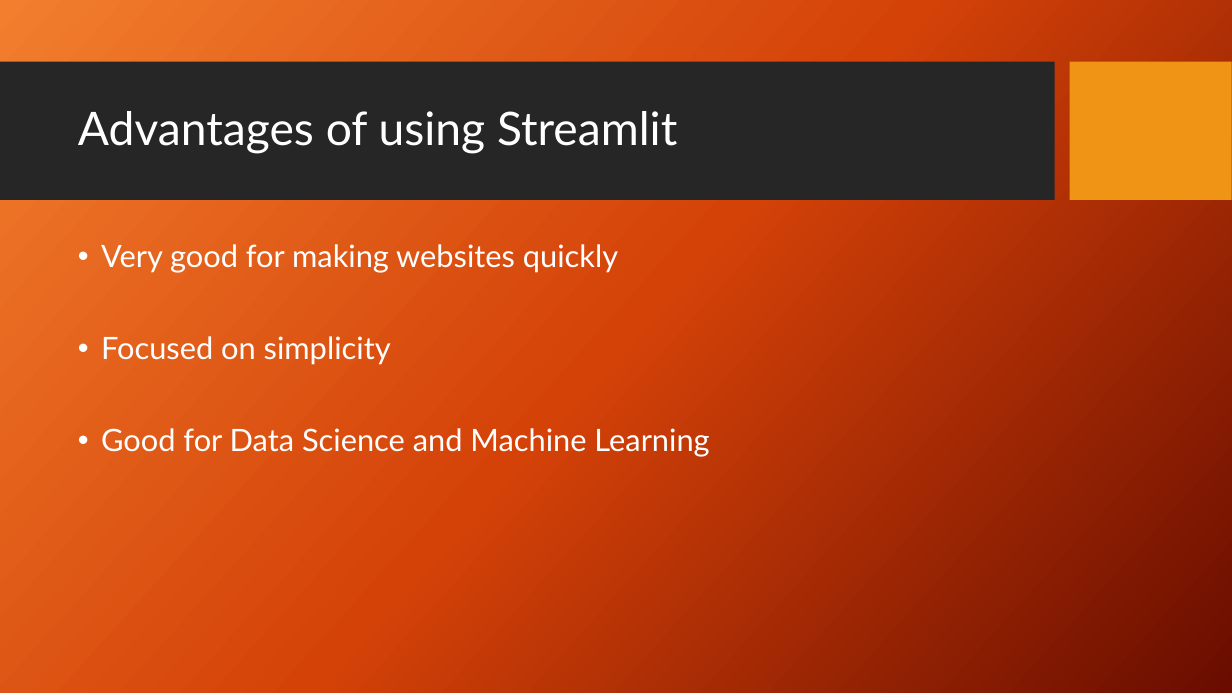
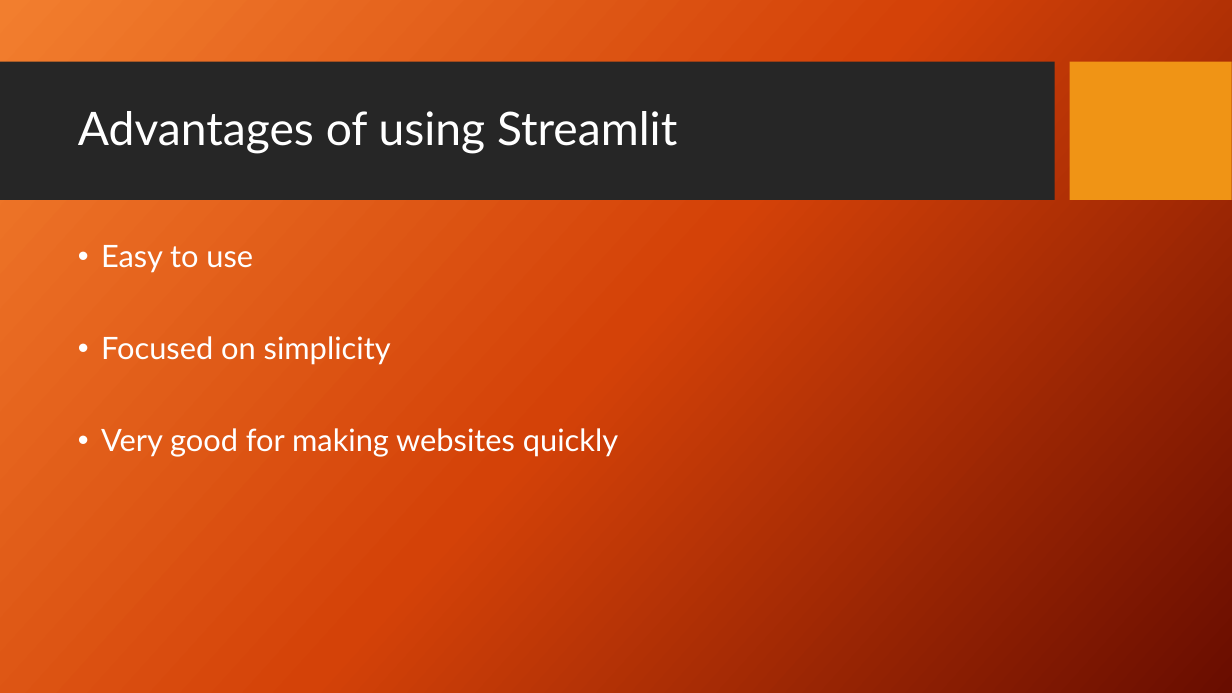
Before and after one commit to J4nvg/EnigmaWorkshops2025, a slide deck: slide 3 of 3/Streamlit.pptx. Drawn at 1232x693 pixels with LibreOffice and Linux fonts; fonts in the diff are those of the drawing; background and template pictures are left out. Boxes give left, top, right and bottom in pixels: in the first picture for what was removed or moved away, otherwise in the second. Text is boxed around its words. In the diff, an @@ line names an element or a change of style, - is before the commit and + after.

Commit message:
updated presentation

```diff
--- a/3/Streamlit.pptx
+++ b/3/Streamlit.pptx
@@ text at <box>101,245,391,365</box>: paragraphs added @@
+• Easy to use
+• Focused on simplicity
@@ text at <box>101,336,709,457</box>: paragraphs removed @@
-• Focused on simplicity
-• Good for Data Science and Machine Learning
```
Also in this commit, not shown: 1 other file.
